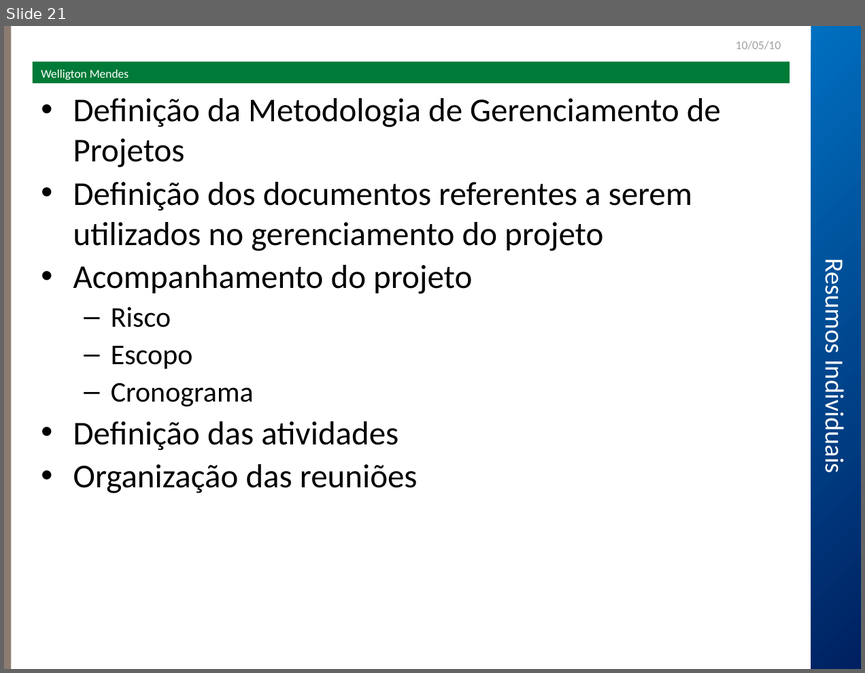
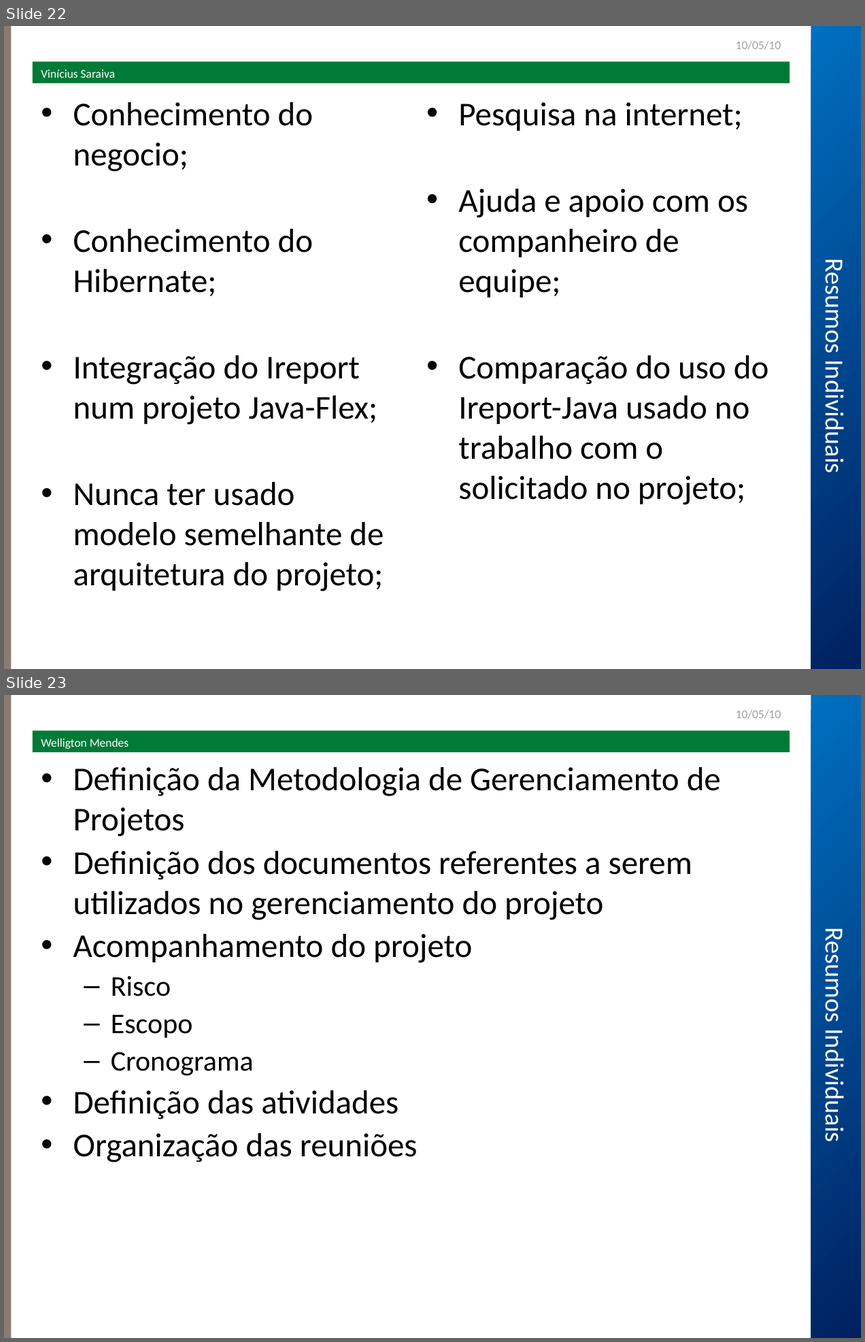
Before and after one commit to robsonmrsp/tcc-fbv-poscomp5-fabrica2, a slide deck: sisa/Seminário/Apresentação.ppt. Shown one above the other, each under a label of ours: slide 21 before the commit, slides 22 and 23 after it. The pictures are 865x673 and 865x1342 pixels, drawn with LibreOffice and Linux fonts; fonts in the diff are those of the drawing; background and template pictures are left out. Boxes give left, top, right and bottom in pixels: in the first picture for what was removed or moved away, otherwise in the second. Text is boxed around its words. In the diff, an @@ line names an element or a change of style, - is before the commit and + after.

```diff
--- a/sisa/Seminário/Apresentação.ppt
+++ b/sisa/Seminário/Apresentação.ppt
@@ slide 22 added at <box>4,26,861,669</box>, background #FFFFFF; not listed: 2 template elements that a slide beside it also shows @@
@@ text added at <box>736,41,781,50</box>, 10 pt, text #A0A0A0 @@
+10/05/10
@@ rectangle added at <box>33,62,789,83</box>, fill #007A37, 10 pt, text #FFFFFF @@
+Vinícius Saraiva
@@ text added at <box>73,102,383,591</box>, 28 pt, text #000000 @@
+• Conhecimento do negocio;
+• Conhecimento do Hibernate;
+• Integração do Ireport num projeto Java-Flex;
+• Nunca ter usado modelo semelhante de arquitetura do projeto;
@@ text added at <box>458,189,769,505</box>, 28 pt, text #000000 @@
+• Pesquisa na internet;
+• Ajuda e apoio com os companheiro de equipe;
+• Comparação do uso do Ireport-Java usado no trabalho com o solicitado no projeto;
@@ text added at <box>818,267,850,470</box>, 22 pt, text #FFFFFF @@
+Resumos Individuais
@@ what was slide 21 is now slide 23 @@
```
Also in this commit, not shown: 5 slides changed, 1 other slide added.
